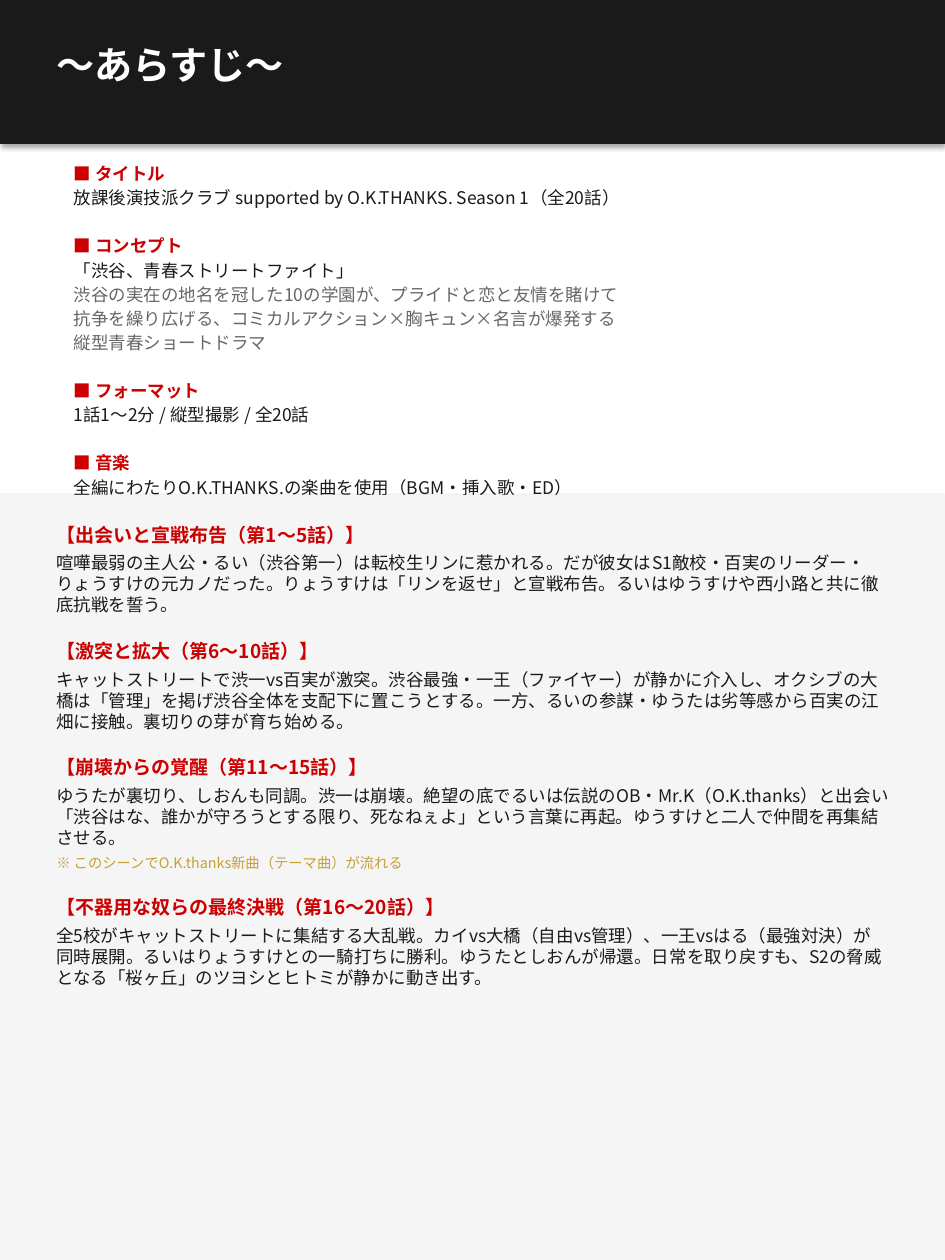
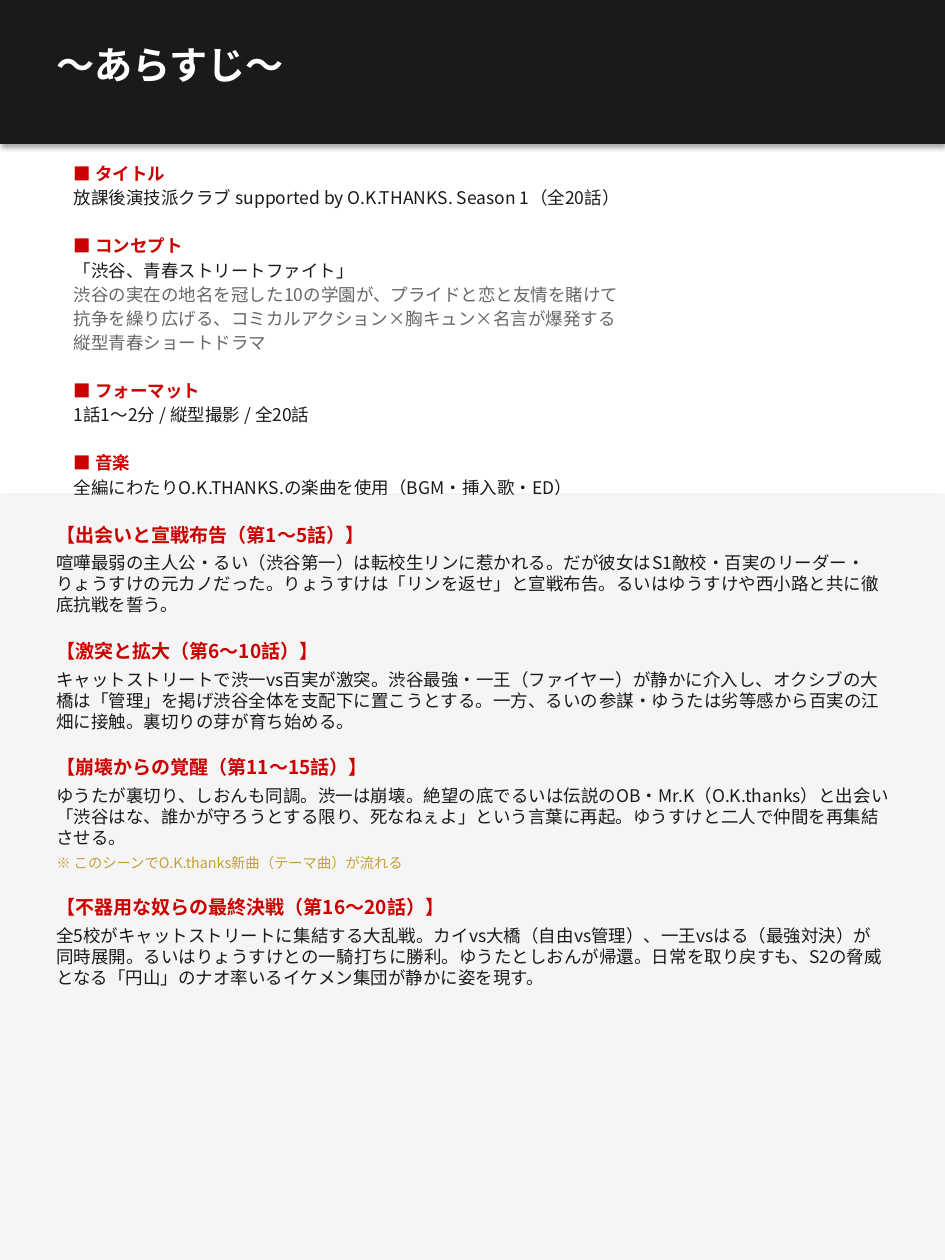
Before and after one commit to takahirosekine-hj/shibuwan, a slide deck: slide 2 of 放課後演技派クラブ.pptx. Drawn at 945x1260 pixels with LibreOffice and Linux fonts; fonts in the diff are those of the drawing. Boxes give left, top, right and bottom in pixels: in the first picture for what was removed or moved away, otherwise in the second. Text is boxed around its words. In the diff, an @@ line names an element or a change of style, - is before the commit and + after.

```diff
--- a/放課後演技派クラブ.pptx
+++ b/放課後演技派クラブ.pptx
@@ text at bbox=[56, 927, 882, 986]: text changed @@
-全5校がキャットストリートに集結する大乱戦。カイvs大橋（自由vs管理）、一王vsはる（最強対決）が同時展開。るいはりょうすけとの一騎打ちに勝利。ゆうたとしおんが帰還。日常を取り戻すも、S2の脅威となる「桜ヶ丘」のツヨシとヒトミが静かに動き出す。
+全5校がキャットストリートに集結する大乱戦。カイvs大橋（自由vs管理）、一王vsはる（最強対決）が同時展開。るいはりょうすけとの一騎打ちに勝利。ゆうたとしおんが帰還。日常を取り戻すも、S2の脅威となる「円山」のナオ率いるイケメン集団が静かに姿を現す。
```
Also in this commit, not shown: 3 other slides changed, 7 other files.
